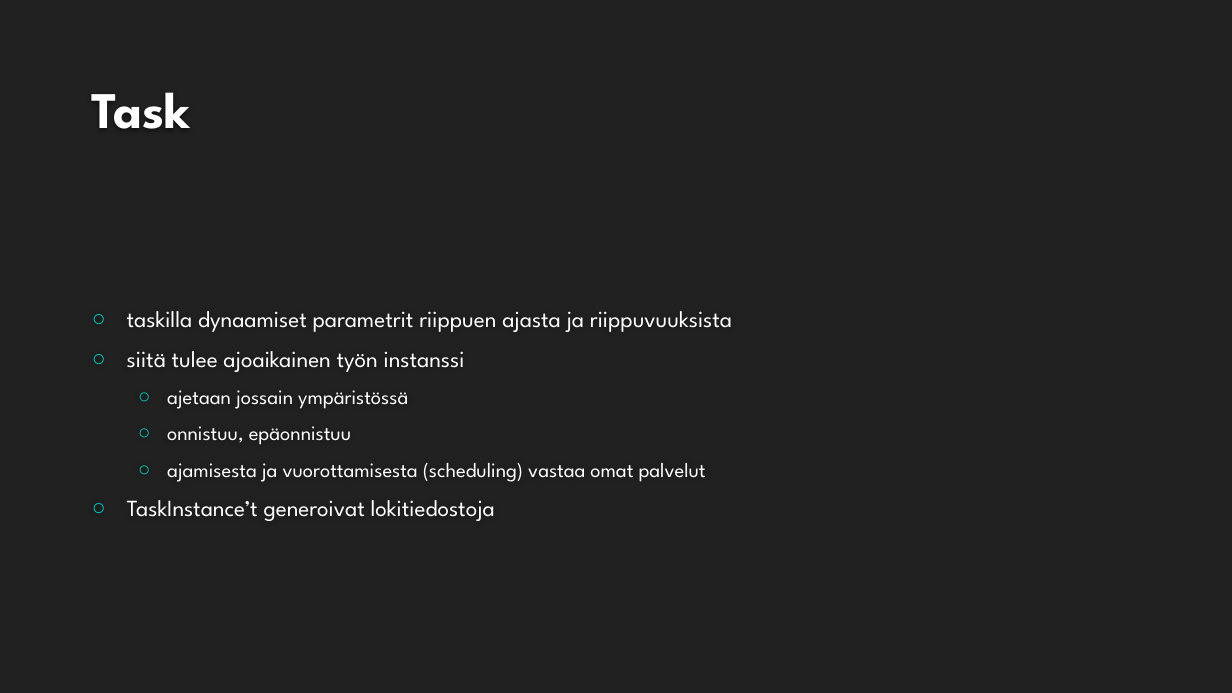
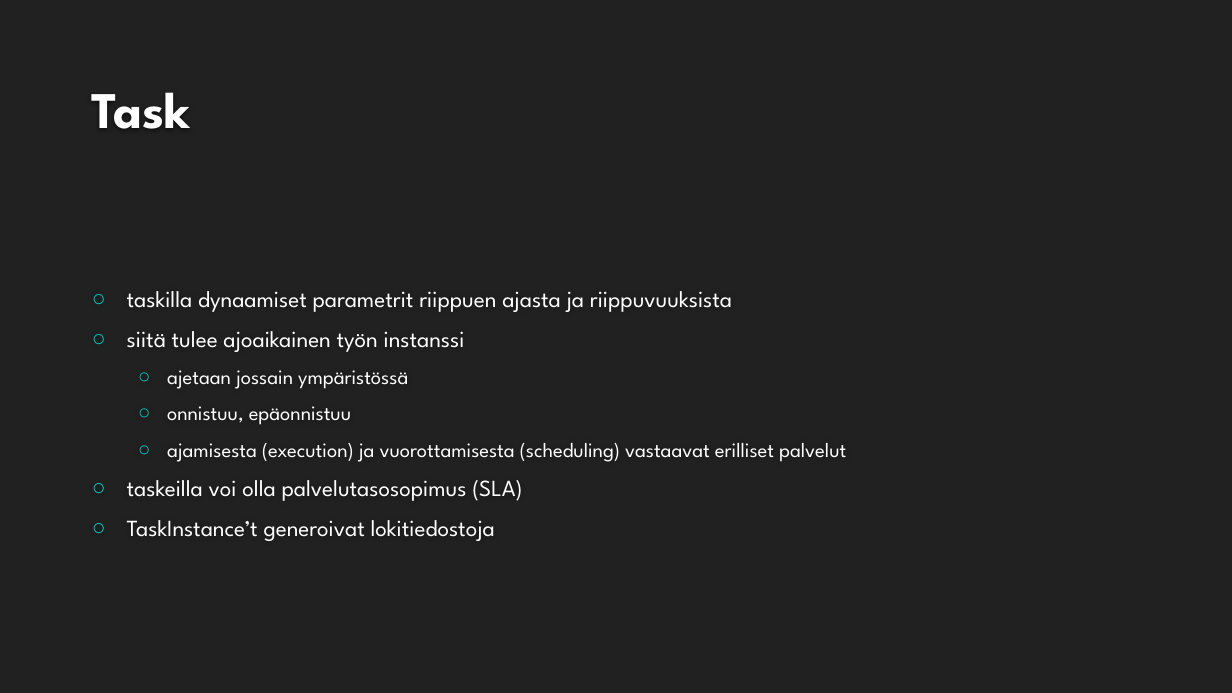
Before and after one commit to mremes/airflow-koulutus, a slide deck: slide 17 of presentation/Airflow_koulutus.pptx (slide 15 before the commit). Drawn at 1232x693 pixels with LibreOffice and Linux fonts; fonts in the diff are those of the drawing; background and template pictures are left out. Boxes give left, top, right and bottom in pixels: in the first picture for what was removed or moved away, otherwise in the second. Text is boxed around its words. In the diff, an @@ line names an element or a change of style, - is before the commit and + after.

```diff
--- a/presentation/Airflow_koulutus.pptx
+++ b/presentation/Airflow_koulutus.pptx
@@ text at (127,443,846,501): text changed @@
-  ○ ajamisesta ja vuorottamisesta (scheduling) vastaa omat palvelut
+  ○ ajamisesta (execution) ja vuorottamisesta (scheduling) vastaavat erilliset palvelut
+○ taskeilla voi olla palvelutasosopimus (SLA)
```
Also in this commit, not shown: 6 other slides changed, 5 slides added.
